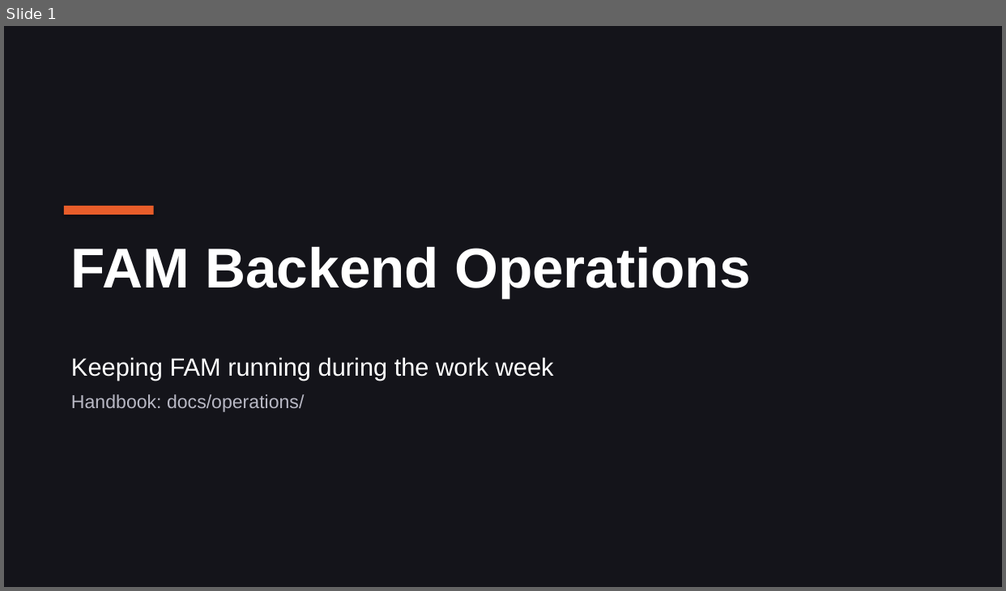
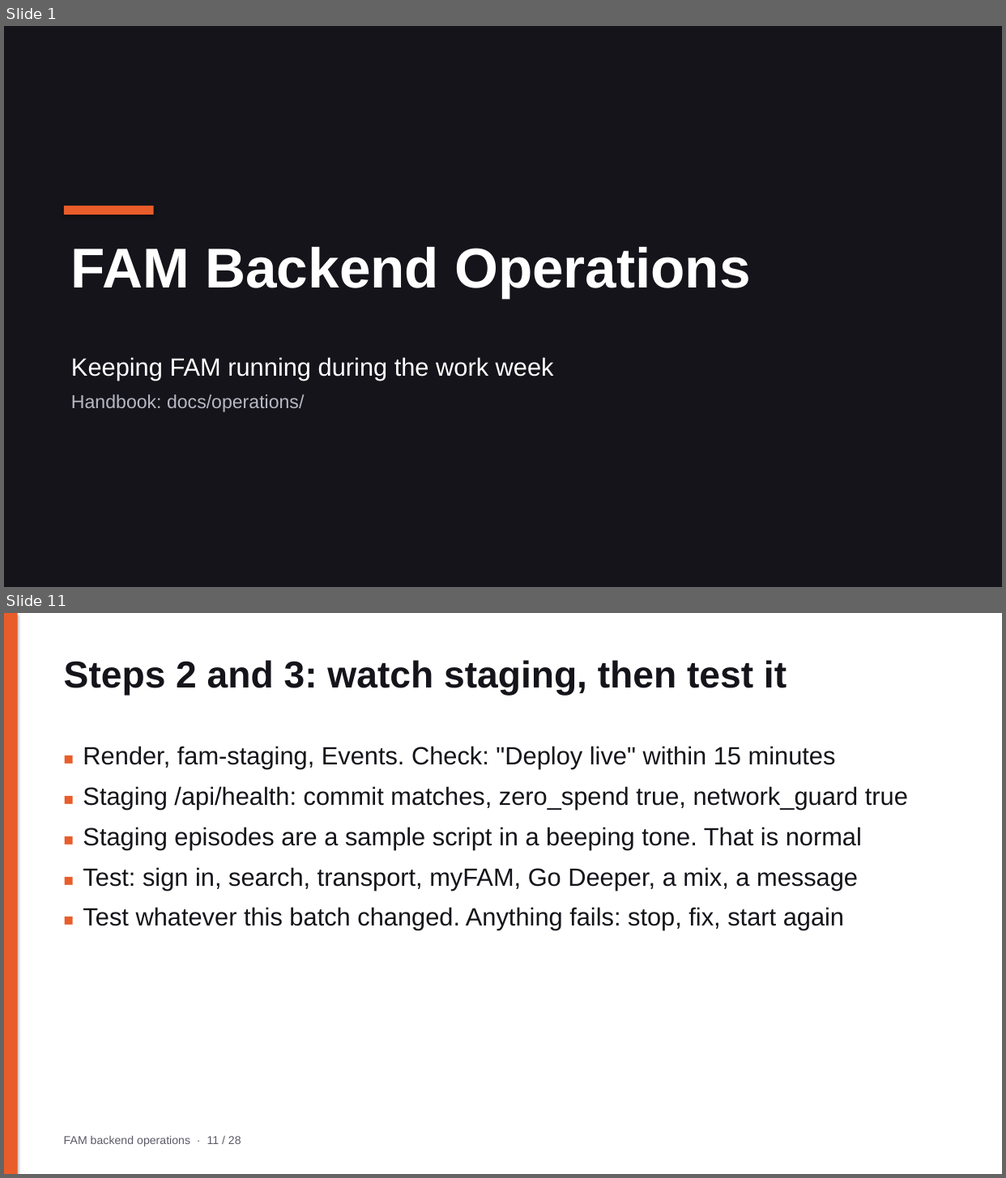
Before and after one commit to tjweingart-byte/FAM, a slide deck: docs/operations/FAM_Backend_Operations.pptx. Shown one above the other, each under a label of ours: slide 1 before the commit, slides 1 and 11 after it; the slides between them are not shown. The pictures are 1006x591 and 1006x1178 pixels, drawn with LibreOffice and Linux fonts; fonts in the diff are those of the drawing. Boxes give left, top, right and bottom in pixels: in the first picture for what was removed or moved away, otherwise in the second. Text is boxed around its words. In the diff, an @@ line names an element or a change of style, - is before the commit and + after.

```diff
--- a/docs/operations/FAM_Backend_Operations.pptx
+++ b/docs/operations/FAM_Backend_Operations.pptx
@@ slide 11 added at <box>4,613,1002,1174</box>, background #FFFFFF @@
@@ rectangle added at <box>4,613,18,1174</box>, fill #E85D2A @@
@@ text added at <box>64,660,786,695</box>, 36 pt, text #14141A, bold @@
+Steps 2 and 3: watch staging, then test it
@@ text added at <box>83,746,908,931</box>, 24 pt, text #14141A @@
+■ Render, fam-staging, Events. Check: "Deploy live" within 15 minutes
+■ Staging /api/health: commit matches, zero_spend true, network_guard true
+■ Staging episodes are a sample script in a beeping tone. That is normal
+■ Test: sign in, search, transport, myFAM, Go Deeper, a mix, a message
+■ Test whatever this batch changed. Anything fails: stop, fix, start again
@@ text added at <box>64,1136,241,1147</box>, 11 pt, text #5A5A66 @@
+FAM backend operations · 11 / 28
```
Also in this commit, not shown: 22 slides changed, 4 other slides added, 15 other files.
